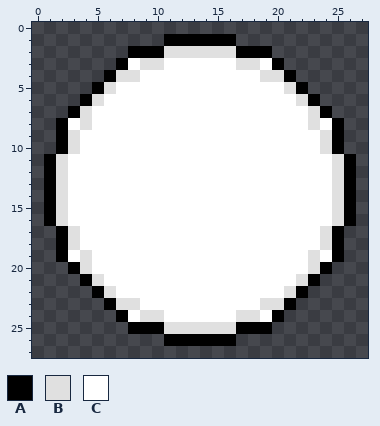
Two versions of one pixel-art sprite, assets/images/8-icon.png. Above is the file before it was changed.
The file is 28x28 pixels.
Palette (. is transparent): A #000000  B #e0e0e0  C #ffffff
After:
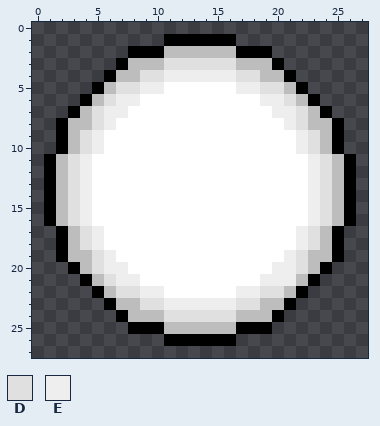
Colours new in this view: D #e0e0e0  E #eeeeee
From old to new:
@@ palette @@
-B #e0e0e0
+B #bdbdbd
@@ x 0..27 @@
  2 ........AAABBBBBBAAA........
- 3 .......ACBBCCCCCCBBCA.......
- 4 ......ABBCCCCCCCCCCBBA......
- 5 .....ABCCCCCCCCCCCCCCBA.....
- 6 ....ABCCCCCCCCCCCCCCCCBA....
- 7 ...ABCCCCCCCCCCCCCCCCCCBA...
- 8 ..ACBCCCCCCCCCCCCCCCCCCBCA..
- 9 ..ABCCCCCCCCCCCCCCCCCCCCBA..
-10 ..ABCCCCCCCCCCCCCCCCCCCCBA..
-11 .ABCCCCCCCCCCCCCCCCCCCCCCBA.
-12 .ABCCCCCCCCCCCCCCCCCCCCCCBA.
-13 .ABCCCCCCCCCCCCCCCCCCCCCCBA.
-14 .ABCCCCCCCCCCCCCCCCCCCCCCBA.
-15 .ABCCCCCCCCCCCCCCCCCCCCCCBA.
-16 .ABCCCCCCCCCCCCCCCCCCCCCCBA.
-17 ..ABCCCCCCCCCCCCCCCCCCCCBA..
-18 ..ABCCCCCCCCCCCCCCCCCCCCBA..
-19 ..ACBCCCCCCCCCCCCCCCCCCBCA..
-20 ...ABCCCCCCCCCCCCCCCCCCBA...
-21 ....ABCCCCCCCCCCCCCCCCBA....
-22 .....ABCCCCCCCCCCCCCCBA.....
-23 ......ABBCCCCCCCCCCBBA......
-24 .......ACBBCCCCCCBBCA.......
+ 3 .......ABBBDDDDDDBBBA.......
+ 4 ......ABBDDEEEEEEDDBBA......
+ 5 .....ABDDEECCCCCCEEDDBA.....
+ 6 ....ABDEECCCCCCCCCCEEDBA....
+ 7 ...ABDEECCCCCCCCCCCCEEDBA...
+ 8 ..ABBDECCCCCCCCCCCCCCEDBBA..
+ 9 ..ABDECCCCCCCCCCCCCCCCEDBA..
+10 ..ABDECCCCCCCCCCCCCCCCEDBA..
+11 .ABDECCCCCCCCCCCCCCCCCCEDBA.
+12 .ABDECCCCCCCCCCCCCCCCCCEDBA.
+13 .ABDECCCCCCCCCCCCCCCCCCEDBA.
+14 .ABDECCCCCCCCCCCCCCCCCCEDBA.
+15 .ABDECCCCCCCCCCCCCCCCCCEDBA.
+16 .ABDECCCCCCCCCCCCCCCCCCEDBA.
+17 ..ABDECCCCCCCCCCCCCCCCEDBA..
+18 ..ABDECCCCCCCCCCCCCCCCEDBA..
+19 ..ABBDECCCCCCCCCCCCCCEDBBA..
+20 ...ABDEECCCCCCCCCCCCEEDBA...
+21 ....ABDEECCCCCCCCCCEEEBA....
+22 .....ABDDEECCCCCCEEDDBA.....
+23 ......ABBDDEEEEEEDDBBA......
+24 .......ABBBDDDDDDBBBA.......
 25 ........AAABBBBBBAAA........
Pixel boxes of the changes (left, top, right, bottom) in both pictures:
changed: (56, 46, 344, 334)
